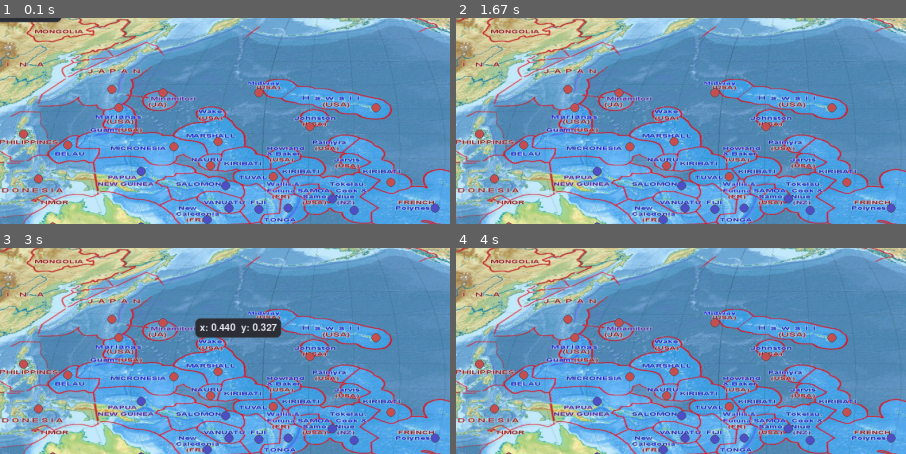
Above: before the commit, frames 1-4 (two rows, left to right).
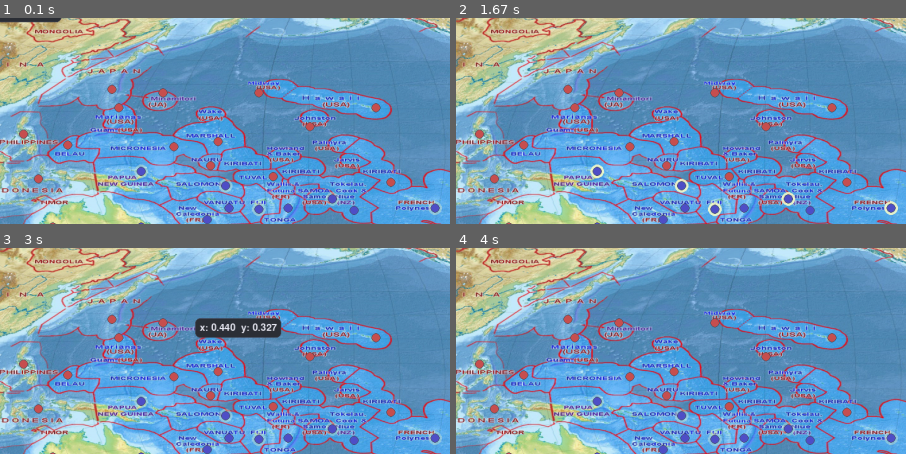
Above: after the commit, the same moments.

Repository: cecil185/axis
Game: pygame game, started from src/game.py
Two runs of this game, one before a commit and one after it. Both use one fixed random seed, a clock stepped at 60 frames per second and the inputs below.
Inputs (mouse positions are % of the whole screen's width and height, from its top left):
- Up to frame 1 (0.1 s): no input
- Up to frame 2 (1.67 s): click (82, 47) at 0.38 s; click (51, 56) at 0.72 s; click (19, 35) at 1.05 s; click (87, 85) at 1.38 s
- Up to frame 3 (3 s): click (52, 16) at 1.72 s; click (45, 76) at 2.05 s; click (47, 33) at 2.38 s; click (36, 29) at 2.72 s
- Up to frame 4 (4 s): click (76, 41) at 3.05 s; click (81, 47) at 3.38 s; click (71, 32) at 3.72 s
The pictures show only the part of the screen within x 4-54%, y 6-56%; the shares and areas given below are measured in that part.

The runs differ from the first frame. In frame 1, 0.5% of the frame differs, in the area x 29-99%, y 70-97%; in frame 2, 0.6%; in frame 3, 0.4%; in frame 4, 0.4%.

Commit message:
axis-k2q: pulse yellow outlines on valid attack targets
Valid attack targets now show a continuously pulsing/flashing yellow
outline ring (~1s smooth sine cycle, alpha 80-255) instead of only on
hover. Hover still snaps to full brightness. Uses pygame.SRCALPHA surface
for alpha blending. Pulse alpha computed per-frame in main loop.

Co-Authored-By: Claude Sonnet 4.6 <noreply@anthropic.com>

Diff:
--- a/src/game.py
+++ b/src/game.py
@@ -4,6 +4,7 @@
 """
 
 import logging
+import math
 import os
 
 import pygame
@@ -65,9 +66,14 @@
 # Currently selected territory to attack FROM (green outline); None if none selected
 _selected_territory: TerritoryId | None = None
 
-# Highlight color for valid attack cells on hover
+# Highlight color for valid attack cells on hover / pulse
 HOVER_HIGHLIGHT_COLOR = (255, 255, 200)
 HOVER_HIGHLIGHT_WIDTH = 4
+
+# Pulse settings for valid attack target outlines (~1s cycle, smooth sine wave)
+PULSE_PERIOD_MS = 1000  # milliseconds per full cycle
+PULSE_ALPHA_MIN = 80    # minimum alpha (dim end of pulse)
+PULSE_ALPHA_MAX = 255   # maximum alpha (bright end of pulse)
 
 
 def _map_rect() -> pygame.Rect:
@@ -183,8 +189,9 @@
     map_surf: pygame.Surface | None,
     mouse_pos: tuple[int, int] | None = None,
     selected: TerritoryId | None = None,
+    pulse_alpha: int = 255,
 ) -> None:
-    """Draw map image and territory markers; highlight valid attack target under mouse."""
+    """Draw map image and territory markers; pulse yellow outlines on valid attack targets."""
     if map_surf is not None:
         screen.blit(map_surf, map_rect.topleft)
     mx, my, mw, mh = map_rect.x, map_rect.y, map_rect.w, map_rect.h
@@ -209,20 +216,26 @@
                 MARKER_RADIUS + 5,
                 width=3,
             )
-        # Yellow outline on hover over a valid target
-        is_hover = (
-            mouse_pos is not None
-            and (mouse_pos[0] - tx) ** 2 + (mouse_pos[1] - ty) ** 2 <= (MARKER_RADIUS + 4) ** 2
-            and tid in selected_targets
-        )
-        if is_hover:
+        # Pulsing yellow outline on valid attack targets; brighter on hover
+        if tid in selected_targets:
+            is_hover = (
+                mouse_pos is not None
+                and (mouse_pos[0] - tx) ** 2 + (mouse_pos[1] - ty) ** 2 <= (MARKER_RADIUS + 4) ** 2
+            )
+            alpha = 255 if is_hover else pulse_alpha
+            r, g, b = HOVER_HIGHLIGHT_COLOR
+            pulse_surf = pygame.Surface(
+                (2 * (MARKER_RADIUS + HOVER_HIGHLIGHT_WIDTH + 1),) * 2, pygame.SRCALPHA
+            )
+            center = MARKER_RADIUS + HOVER_HIGHLIGHT_WIDTH + 1
             pygame.draw.circle(
-                screen,
-                HOVER_HIGHLIGHT_COLOR,
-                (tx, ty),
+                pulse_surf,
+                (r, g, b, alpha),
+                (center, center),
                 MARKER_RADIUS + HOVER_HIGHLIGHT_WIDTH,
-                width=HOVER_HIGHLIGHT_WIDTH,
+                HOVER_HIGHLIGHT_WIDTH,
             )
+            screen.blit(pulse_surf, (tx - center, ty - center))
 
 
 def _show_combat_popup(
@@ -384,7 +397,12 @@
         screen.fill(BG_COLOR)
         sidebar = right_sidebar_rect()
         mouse_pos = pygame.mouse.get_pos()
-        _draw_map(screen, map_rect, map_surf, mouse_pos, _selected_territory)
+        # Compute smooth pulsing alpha for valid target outlines (~1s sine cycle)
+        t_ms = pygame.time.get_ticks()
+        phase = (t_ms % PULSE_PERIOD_MS) / PULSE_PERIOD_MS  # 0.0 to 1.0
+        sine_val = (1.0 + math.sin(2 * math.pi * phase - math.pi / 2)) / 2  # 0.0 to 1.0
+        pulse_alpha = int(PULSE_ALPHA_MIN + (PULSE_ALPHA_MAX - PULSE_ALPHA_MIN) * sine_val)
+        _draw_map(screen, map_rect, map_surf, mouse_pos, _selected_territory, pulse_alpha)
         _draw_coord_tooltip(screen, map_rect, mouse_pos, small_font)
         _draw_bottom_bar(screen, bottom_bar_rect(), small_font)
         _draw_right_sidebar(screen, sidebar, small_font, btn_font)
